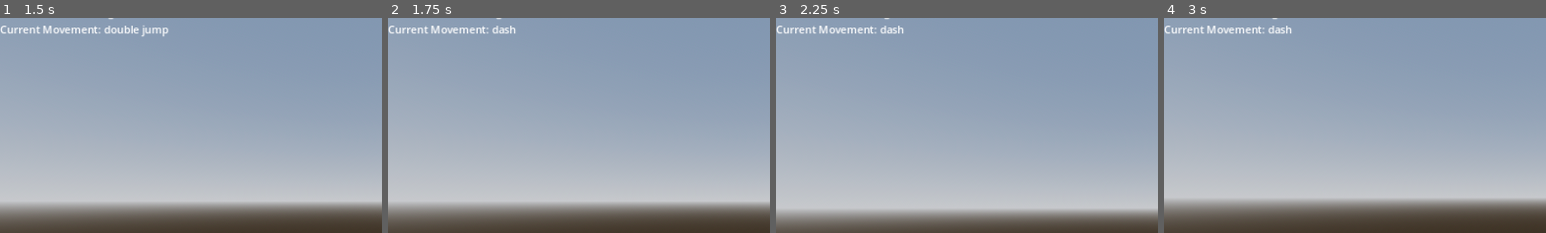
Above: before the commit, frames 1-4 (left to right).
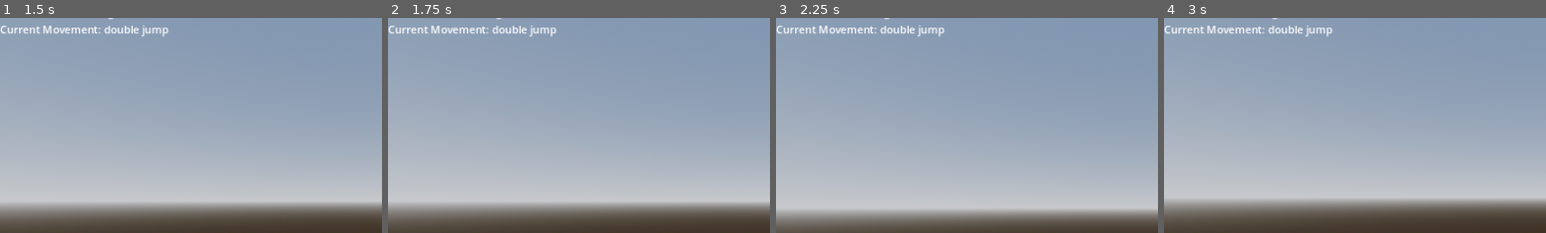
Above: after the commit, the same moments.

Repository: Nadelio/FPSC
Game: Godot game, scene res://World/environment.tscn
Same seed, same stepped clock (60 frames per second), same inputs: the game is played once before the commit and once after it.
Inputs (mouse positions are % of the whole screen's width and height, from its top left):
- Up to frame 1 (1.5 s): move the mouse to (55, 50) at 0.52 s; hold W (move_forward) from 0.53 s (still down); tap Q (ability) at 0.6 s; tap Space (jump) at 0.77, 0.8, 1.07, 1.35 s; move the mouse to (45, 50) at 1.27 s
- Up to frame 2 (1.75 s): keep holding W (move_forward); tap Space (jump) at 1.52 s; tap Q (ability) at 1.55 s
- Up to frame 3 (2.25 s): keep holding W (move_forward); tap Space (jump) at 1.82 s; tap Enter at 2 s; move the mouse to (52, 48) at 2.02 s; tap Q (ability) at 2.1 s
- Up to frame 4 (3 s): keep holding W (move_forward); tap Space (jump) at 2.3 s; move the mouse to (49, 52) at 2.77 s; tap Ctrl (crouch) at 2.85 s
The pictures show only the part of the screen within x 0-50%, y 7-57%; the shares and areas given below are measured in that part.

Frame 1 is identical in both runs. In frame 2, 0.3% of the frame differs, in the area x 29-44%, y 3-9%; in frame 3, 0.3%; in frame 4, 0.3%.

Commit message:
Added comments, small code improvements, started dash cd code

Diff:
--- a/Player/player.gd
+++ b/Player/player.gd
@@ -1,6 +1,6 @@
 extends CharacterBody3D
 
-
+# constants
 const SPEED = 5
 const WALK_SPEED = 300
 const CROUCH_SPEED = 200
@@ -11,8 +11,10 @@
 const air_friction = pow(0.1, 8)
 const dash_distance = 10
 
+# get camera node
 @onready var camera = $Camera3D
 
+# signals
 signal state(state)
 signal speed(current_speed)
 signal movement(movement)
@@ -20,6 +22,7 @@
 # get the gravity from the project settings to be synced with RigidBody nodes
 var gravity = ProjectSettings.get_setting("physics/3d/default_gravity")
 
+# misc varables
 var slow_physics = 0
 var jump_count = 0
 var dash_count = 1
@@ -28,6 +31,7 @@
 var gain_speed = 0
 var gain_speed_threshold = 5
 
+# direction vectors
 var last_dir = Vector3()
 var direction = Vector3()
 
@@ -49,38 +53,38 @@
 	else:
 		return false
 
-func dash():
+func dash(): # dash logic
 	if(dash_count == 1):
 		return true
 	else:
 		return false
 
 func _ready():
-	Input.set_mouse_mode(Input.MOUSE_MODE_CAPTURED)
+	Input.set_mouse_mode(Input.MOUSE_MODE_CAPTURED) # capture mouse
 
 func _input(event):
 	#get mouse input for camera rotation
-	if event is InputEventMouseMotion:
+	if event is InputEventMouseMotion: # credit to Garbaj
 		rotate_y(deg_to_rad(-event.relative.x * mouse_sense))
 		camera.rotate_x(deg_to_rad(-event.relative.y * mouse_sense))
 		camera.rotation.x = clamp(camera.rotation.x, deg_to_rad(-89), deg_to_rad(89))
 
-func _process(delta):
+func _process(_delta): # currently unused
 	pass
 
 func _physics_process(delta):
-	emit_signal("speed", velocity)
+	emit_signal("speed", velocity) # update CurrentSpeed label
 	# adds gravity
-	if not is_on_floor():
+	if not is_on_floor(): # in air check
 		velocity.y -= gravity * delta
 		velocity.z -= air_friction * delta
 		velocity.x -= air_friction * delta
 
 	# handles jumping and double jumping
-	if Input.is_action_just_pressed("jump") and is_on_floor():
+	if Input.is_action_just_pressed("jump") and is_on_floor(): #jump logic
 		emit_signal("movement", "jump")
 		velocity.y += JUMP_VELOCITY
-	if(Input.is_action_just_pressed('jump') and (is_on_floor() == false) and (double_jump() == true)):
+	if(Input.is_action_just_pressed('jump') and (is_on_floor() == false) and (double_jump() == true)): # double jump logic
 		emit_signal("movement", "double jump")
 		velocity.y += JUMP_VELOCITY
 		jump_count -= 1
@@ -91,14 +95,14 @@
 	# changes the direction, transform.basis is basically the default axis that things are set on, they do not change on their own, you can change them though {x, y, z}
 	# comment for line 26: this line specifically gets the directions from line 22 and applies them to the character's transform, then normalizes it, aka "apply transforms" in blender
 
-	# HANDLES ALL MOVEMENT SPEED
+	# handles all basic movement types
 	if(is_sliding() and direction): # sliding processes
-		if(gain_speed >= gain_speed_threshold):
+		if(gain_speed >= gain_speed_threshold): # change to flow state
 			emit_signal("state", "flow sliding")
 			velocity.x += direction.x * SPEED * delta
 			velocity.z += direction.z * SPEED * delta
 			gain_speed = gain_speed_threshold
-		else:
+		else: # change to normal state
 			emit_signal("state", "sliding")
 			velocity.x = direction.x * SLIDE_SPEED * delta
 			velocity.z = direction.z * SLIDE_SPEED * delta
@@ -165,23 +169,24 @@
 	if(is_on_floor()): #refresh double jump
 		jump_count = 1
 
-	if(slow_physics == slow_clamp):
+	if(slow_physics == slow_clamp): # slow physics processes
 		if(is_on_floor() and (is_sliding() == false)): # subtract ground friction
 			velocity.x += -1 * ground_friction * direction.x * delta # -1 * 0.7 * -1 or 0 or +1
 			velocity.z += -1 * ground_friction * direction.z * delta # -1 * 0.7 * -1 or 0 or +1
 		slow_physics = 0
 
 
-	if(Input.is_action_just_pressed("ability") and (dash() == true)):
+	if(Input.is_action_just_pressed("ability") and (dash() == true)): # dashing and future movement logic will be here
 		emit_signal("movement", "dash")
+		dash_count -= 1
 		position.x += dash_distance * direction.x
 		position.z += dash_distance * direction.z
 
 	slow_physics += 1
 
-	if(velocity == Vector3(0, 0, 0)):
+	if(velocity == Vector3.ZERO): # not moving check
 		emit_signal("state", "not moving")
 
-	last_dir = direction
+	last_dir = direction # update last_dir
 
 	move_and_slide()
